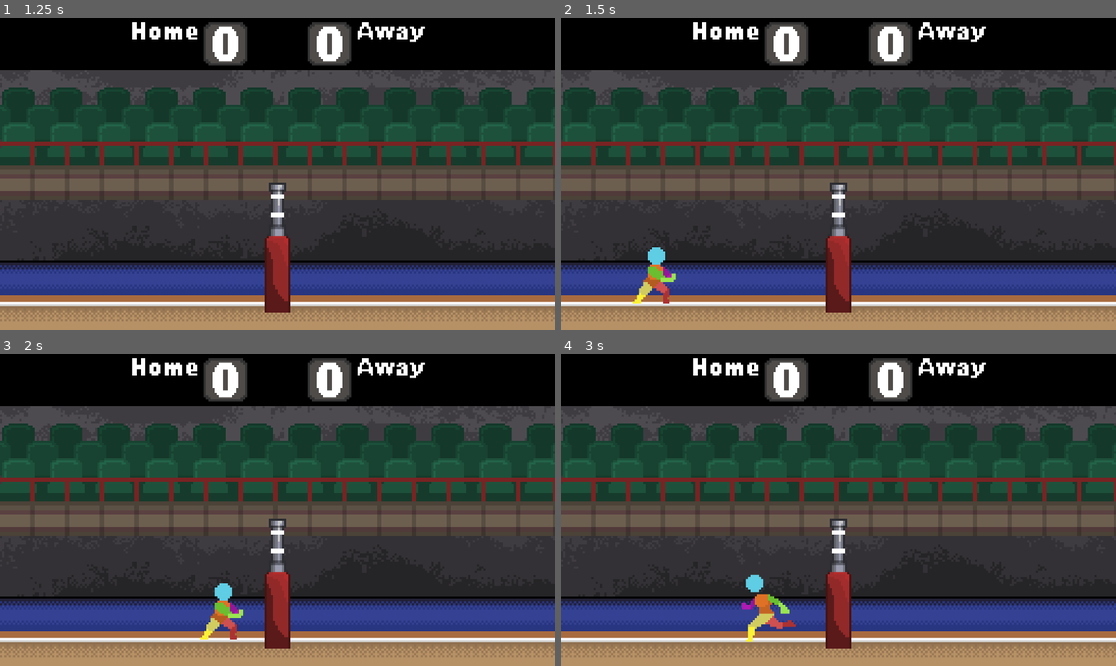
Above: before the commit, frames 1-4 (two rows, left to right).
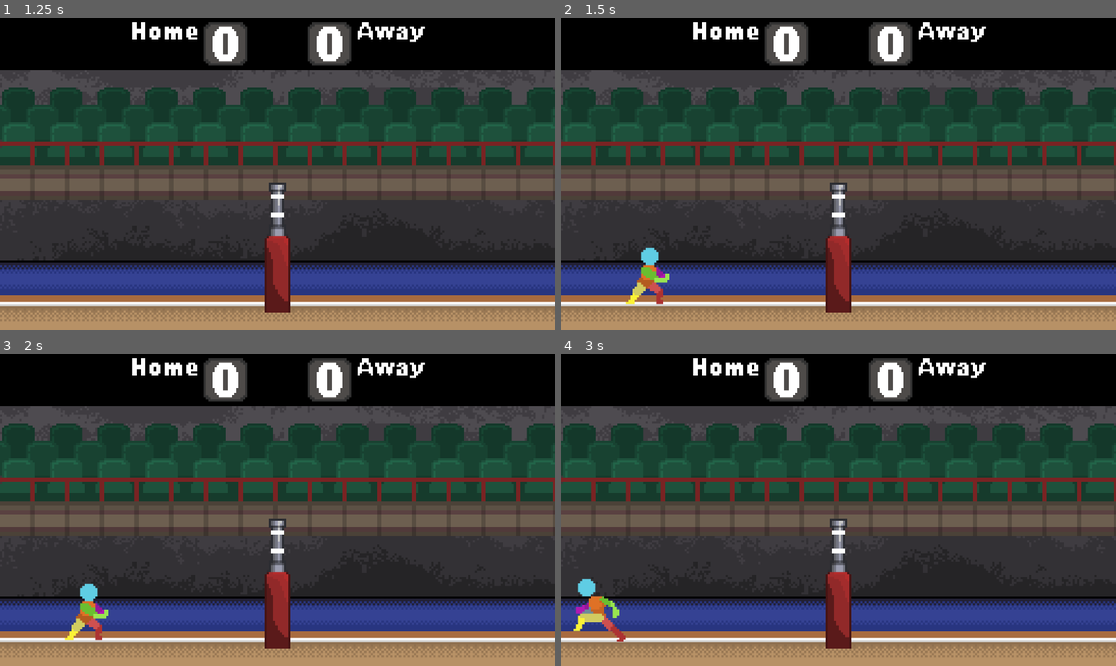
Above: after the commit, the same moments.

Repository: wonderdip/Arcade-Game
Game: Godot game, scene res://Scenes/main_menu.tscn
The game is run twice, just before and just after one commit, with the same random seed, the same clock (stepped at 60 frames per second) and the same inputs.
Inputs:
- Up to frame 1 (1.25 s): click "Local Play" at 0.5 s
- Up to frame 2 (1.5 s): tap Enter at 1.25 s; hold Right (right) from 1.28 s (still down); hold C (Bump) from 1.28 s (still down)
- Up to frame 3 (2 s): keep holding Right (right); keep holding C (Bump); tap W (jump) at 1.52 s
- Up to frame 4 (3 s): release C (Bump) at 2.03 s; tap E (hit) at 2.1 s; tap W (jump) at 2.27 s; release Right (right) at 2.78 s; hold A (left) from 2.78 s (still down); tap Q (spawnball_1) at 2.85 s

Frame 1 is identical in both runs. In frame 2, 0.7% of the frame differs, in the area x 11-21%, y 73-92%; in frame 3, 1.2%; in frame 4, 1.5%, in the area x 2-43%, y 70-93%.

Commit message:
im so close to it

Diff:
--- a/Scripts/local_player_manager.gd
+++ b/Scripts/local_player_manager.gd
@@ -1,9 +1,8 @@
 extends Node
 
-signal player_joined(device_id: int, player_number: int)
+signal player_joined(device_id: int, player_number: int, input_type: String)
 
-var registered_devices: Dictionary = {}  # device_id -> player_number
-var registered_input_types: Array = []  # Track if keyboard or joypad joined
+var registered_devices: Array = []  # List of {device_id, input_type} dictionaries
 var player_count: int = 0
 var max_players: int = 2
 
@@ -14,56 +13,64 @@
 ]
 
 var ready_to_accept_players: bool = false
+var keyboard_count: int = 0
+var controller_count: int = 0
 
 func _ready():
-	# Listen for any input to detect player join
 	set_process_input(true)
-	# Wait a frame to avoid menu button presses registering as player joins
 	await get_tree().process_frame
 	ready_to_accept_players = true
+	print("LocalPlayerManager ready!")
+	print("Press any key/button to join as Player 1")
+	print("Then press another key/button to join as Player 2")
 
 func _input(event: InputEvent):
 	if not ready_to_accept_players:
 		return
 
-	# Check for join input (any button press or key)
-	if event is InputEventKey:
-		if event.pressed and not event.echo:
-			print("Key input detected from device: ", event.device)
-			_try_register_device(event.device, "keyboard")
-	elif event is InputEventJoypadButton:
-		if event.pressed:
-			print("Joypad button detected from device: ", event.device)
-			_try_register_device(event.device, "joypad")
+	if player_count >= max_players:
+		return
+
+	# Detect keyboard input
+	if event is InputEventKey and event.pressed and not event.echo:
+		_try_register_device(0, "keyboard")
+
+	# Detect joypad input
+	elif event is InputEventJoypadButton and event.pressed:
+		_try_register_device(event.device, "controller")
 
 func _try_register_device(device_id: int, input_type: String) -> bool:
-	# Create a unique identifier combining device and type
-	var unique_id = str(device_id) + "_" + input_type
+	# Check if this device+type combo is already registered
+	for registered in registered_devices:
+		if registered.device_id == device_id and registered.input_type == input_type:
+			print("Device ", device_id, " (", input_type, ") already registered")
+			return false
 
-	# Check if this device+type combo is already registered
-	if unique_id in registered_devices:
-		print("Device ", device_id, " (", input_type, ") already registered")
-		return false
-
-	# Check if we have room for more players
-	if player_count >= max_players:
-		print("Max players reached!")
-		return false
+	# Special handling for keyboard - allow 2 keyboard players
+	if input_type == "keyboard":
+		if keyboard_count >= 2:
+			print("Already have 2 keyboard players")
+			return false
+		keyboard_count += 1
+	else:
+		# For controllers, each device can only register once
+		controller_count += 1
 
 	# Register the device
 	player_count += 1
-	registered_devices[unique_id] = player_count
-	registered_input_types.append(input_type)
+	registered_devices.append({"device_id": device_id, "input_type": input_type, "player_number": player_count})
 
-	print("Player %d joined with device %d (%s)" % [player_count, device_id, input_type])
-	print("About to emit signal...")
-	player_joined.emit(device_id, player_count)
-	print("Signal emitted!")
+	var device_name = "keyboard" if input_type == "keyboard" else ("controller " + str(device_id))
+	print("Player ", player_count, " joined with ", device_name)
+
+	player_joined.emit(device_id, player_count, input_type)
+
+	if player_count < max_players:
+		print("Waiting for Player ", player_count + 1, " to join...")
+	else:
+		print("Both players joined! Starting game...")
 
 	return true
-
-func get_player_number(device_id: int) -> int:
-	return registered_devices.get(device_id, -1)
 
 func get_spawn_position(player_number: int) -> Vector2:
 	if player_number > 0 and player_number <= spawn_positions.size():
@@ -73,3 +80,6 @@
 func reset():
 	registered_devices.clear()
 	player_count = 0
+	keyboard_count = 0
+	controller_count = 0
+	ready_to_accept_players = false
--- a/Scripts/player.gd
+++ b/Scripts/player.gd
@@ -19,6 +19,7 @@
 var device_id: int = -1
 var player_number: int = -1
 var is_local_mode: bool = false
+var input_type: String = ""
 
 @onready var sprite: AnimatedSprite2D = $Sprite
 @onready var player_arms: Node2D = $"Player Arms"
@@ -27,11 +28,6 @@
 	is_local_mode = Networkhandler.is_local
 	if !is_local_mode:
 		set_multiplayer_authority(name.to_int())
-
-func setup_local_player(dev_id: int, p_number: int):
-	device_id = dev_id
-	player_number = p_number
-	print("Player %d setup with device %d" % [player_number, device_id])
 
 func _ready() -> void:
 	player_arms.visible = false
@@ -124,25 +120,45 @@
 
 	move_and_slide()
 
-# Helper functions for device-specific input
+func setup_local_player(dev_id: int, p_number: int, inp_type: String):
+	device_id = dev_id
+	player_number = p_number
+	input_type = inp_type
+	print("Player %d setup with device %d (%s)" % [player_number, device_id, input_type])
+
+# Replace the helper functions with these:
 func _is_action_pressed(action: String) -> bool:
 	if is_local_mode:
-		return Input.is_action_pressed(action, device_id)
+		if input_type == "keyboard":
+			# For keyboard, use suffix-based inputs (_1, _2)
+			var suffix = "_" + str(player_number)
+			return Input.is_action_pressed(action + suffix)
+		else:
+			# For controller, use device-specific input
+			return Input.is_action_pressed(action, device_id)
 	else:
-		# Network mode - use suffix-based inputs
-		var suffix = "_1" if multiplayer.is_server() else "_2"
-		return Input.is_action_pressed(action + suffix)
+		# Network mode - use device 0 (local input device) with base actions
+		# Each player just uses their own keyboard/controller on their machine
+		return Input.is_action_pressed(action)
 
 func _is_action_just_pressed(action: String) -> bool:
 	if is_local_mode:
-		return Input.is_action_just_pressed(action, device_id)
+		if input_type == "keyboard":
+			var suffix = "_" + str(player_number)
+			return Input.is_action_just_pressed(action + suffix)
+		else:
+			return Input.is_action_just_pressed(action, device_id)
 	else:
-		var suffix = "_1" if multiplayer.is_server() else "_2"
-		return Input.is_action_just_pressed(action + suffix)
+		# Network mode - use base actions
+		return Input.is_action_just_pressed(action)
 
 func _get_axis(negative: String, positive: String) -> float:
 	if is_local_mode:
-		return Input.get_action_strength(positive, device_id) - Input.get_action_strength(negative, device_id)
+		if input_type == "keyboard":
+			var suffix = "_" + str(player_number)
+			return Input.get_axis(negative + suffix, positive + suffix)
+		else:
+			return Input.get_action_strength(positive, device_id) - Input.get_action_strength(negative, device_id)
 	else:
-		var suffix = "_1" if multiplayer.is_server() else "_2"
-		return Input.get_axis(negative + suffix, positive + suffix)
+		# Network mode - use base actions
+		return Input.get_axis(negative, positive)
--- a/Scripts/world.gd
+++ b/Scripts/world.gd
@@ -63,9 +63,9 @@
 	print("Keyboard device ID: 0")
 	print("Controller devices will have IDs > 0")
 
-func _on_local_player_joined(device_id: int, player_number: int):
+func _on_local_player_joined(device_id: int, player_number: int, input_type: String):
 	print("=== _on_local_player_joined called ===")
-	print("Device ID: ", device_id, " Player Number: ", player_number)
+	print("Device ID: ", device_id, " Player Number: ", player_number, " Input Type: ", input_type)
 
 	# Spawn the player
 	var player = player_scene.instantiate()
@@ -78,8 +78,8 @@
 	add_child(player)
 	print("Player added to scene tree")
 
-	# Setup the player with their device
-	player.setup_local_player(device_id, player_number)
+	# Setup the player with their device and input type
+	player.setup_local_player(device_id, player_number, input_type)
 	print("Player setup complete")
 
 	spawned_players.append(player)
--- a/project.godot
+++ b/project.godot
@@ -68,68 +68,51 @@
 jump_1={
 "deadzone": 0.2,
 "events": [Object(InputEventKey,"resource_local_to_scene":false,"resource_name":"","device":0,"window_id":0,"alt_presse …(191 unchanged characters)…
-, Object(InputEventKey,"resource_local_to_scene":false,"resource_name":"","device":0,"window_id":0,"alt_pressed":false,"shift_pressed":false,"ctrl_pressed":false,"meta_pressed":false,"pressed":false,"keycode":0,"physical_keycode":4194320,"key_label":0,"unicode":0,"location":0,"echo":false,"script":null)
-, Object(InputEventKey,"resource_local_to_scene":false,"resource_name":"","device":0,"window_id":0,"alt_pressed":false,"shift_pressed":false,"ctrl_pressed":false,"meta_pressed":false,"pressed":false,"keycode":0,"physical_keycode":32,"key_label":0,"unicode":32,"location":0,"echo":false,"script":null)
-, Object(InputEventJoypadMotion,"resource_local_to_scene":false,"resource_name":"","device":0,"axis":1,"axis_value":-1.0,"script":null)
 ]
 }
 left_1={
 "deadzone": 0.2,
 "events": [Object(InputEventKey,"resource_local_to_scene":false,"resource_name":"","device":0,"window_id":0,"alt_presse …(190 unchanged characters)…
-, Object(InputEventKey,"resource_local_to_scene":false,"resource_name":"","device":0,"window_id":0,"alt_pressed":false,"shift_pressed":false,"ctrl_pressed":false,"meta_pressed":false,"pressed":false,"keycode":0,"physical_keycode":4194319,"key_label":0,"unicode":0,"location":0,"echo":false,"script":null)
-, Object(InputEventJoypadMotion,"resource_local_to_scene":false,"resource_name":"","device":0,"axis":0,"axis_value":-1.0,"script":null)
 ]
 }
 right_1={
 "deadzone": 0.2,
-"events": [Object(InputEventKey,"resource_local_to_scene":fa …(139 unchanged characters)… d":false,"keycode":0,"physical_keycode":4194321,"key_label":0,"unicode":0,"location":0,"echo":false,"script":null)
-, Object(InputEventKey,"resource_local_to_scene":false,"resource_name":"","device":0,"window_id":0,"alt_pressed":false,"shift_pressed":false,"ctrl_pressed":false,"meta_pressed":false,"pressed":false,"keycode":0,"physical_keycode":68,"key_label":0,"unicode":100,"location":0,"echo":false,"script":null)
-, Object(InputEventJoypadMotion,"resource_local_to_scene":false,"resource_name":"","device":0,"axis":0,"axis_value":1.0,"script":null)
+"events": [Object(InputEventKey,"resource_local_to_scene":fa …(139 unchanged characters)… d":false,"keycode":0,"physical_keycode":68,"key_label":0,"unicode":100,"location":0,"echo":false,"script":null)
 ]
 }
 hit_1={
 "deadzone": 0.2,
 "events": [Object(InputEventKey,"resource_local_to_scene":false,"resource_name":"","device":0,"window_id":0,"alt_presse …(191 unchanged characters)…
-, Object(InputEventJoypadButton,"resource_local_to_scene":false,"resource_name":"","device":0,"button_index":2,"pressure":0.0,"pressed":false,"script":null)
 ]
 }
 Bump_1={
 "deadzone": 0.2,
 "events": [Object(InputEventKey,"resource_local_to_scene":false,"resource_name":"","device":0,"window_id":0,"alt_presse …(190 unchanged characters)…
-, Object(InputEventJoypadButton,"resource_local_to_scene":false,"resource_name":"","device":0,"button_index":1,"pressure":0.0,"pressed":false,"script":null)
 ]
 }
 jump_2={
 "deadzone": 0.2,
-"events": [Object(InputEventKey,"resource_local_to_scene":fa …(139 unchanged characters)… d":false,"keycode":0,"physical_keycode":87,"key_label":0,"unicode":119,"location":0,"echo":false,"script":null)
-, Object(InputEventKey,"resource_local_to_scene":false,"resource_name":"","device":1,"window_id":0,"alt_pressed":false,"shift_pressed":false,"ctrl_pressed":false,"meta_pressed":false,"pressed":false,"keycode":0,"physical_keycode":4194320,"key_label":0,"unicode":0,"location":0,"echo":false,"script":null)
-, Object(InputEventJoypadMotion,"resource_local_to_scene":false,"resource_name":"","device":1,"axis":1,"axis_value":-1.0,"script":null)
+"events": [Object(InputEventKey,"resource_local_to_scene":fa …(139 unchanged characters)… d":false,"keycode":0,"physical_keycode":4194320,"key_label":0,"unicode":0,"location":0,"echo":false,"script":null)
 ]
 }
 left_2={
 "deadzone": 0.2,
-"events": [Object(InputEventKey,"resource_local_to_scene":fa …(139 unchanged characters)… d":false,"keycode":0,"physical_keycode":65,"key_label":0,"unicode":97,"location":0,"echo":false,"script":null)
-, Object(InputEventKey,"resource_local_to_scene":false,"resource_name":"","device":1,"window_id":0,"alt_pressed":false,"shift_pressed":false,"ctrl_pressed":false,"meta_pressed":false,"pressed":false,"keycode":0,"physical_keycode":4194319,"key_label":0,"unicode":0,"location":0,"echo":false,"script":null)
-, Object(InputEventJoypadMotion,"resource_local_to_scene":false,"resource_name":"","device":1,"axis":0,"axis_value":-1.0,"script":null)
+"events": [Object(InputEventKey,"resource_local_to_scene":fa …(139 unchanged characters)… d":false,"keycode":0,"physical_keycode":4194319,"key_label":0,"unicode":0,"location":0,"echo":false,"script":null)
 ]
 }
 right_2={
 "deadzone": 0.2,
 "events": [Object(InputEventKey,"resource_local_to_scene":false,"resource_name":"","device":1,"window_id":0,"alt_presse …(194 unchanged characters)…
-, Object(InputEventKey,"resource_local_to_scene":false,"resource_name":"","device":1,"window_id":0,"alt_pressed":false,"shift_pressed":false,"ctrl_pressed":false,"meta_pressed":false,"pressed":false,"keycode":0,"physical_keycode":68,"key_label":0,"unicode":100,"location":0,"echo":false,"script":null)
-, Object(InputEventJoypadMotion,"resource_local_to_scene":false,"resource_name":"","device":1,"axis":0,"axis_value":1.0,"script":null)
 ]
 }
 hit_2={
 "deadzone": 0.2,
-"events": [Object(InputEventKey,"resource_local_to_scene":false,"resource_name":"","device":1,"window_id":0,"alt_pressed":false,"shift_pressed":false,"ctrl_pressed":false,"meta_pressed":false,"pressed":false,"keycode":0,"physical_keycode":69,"key_label":0,"unicode":101,"location":0,"echo":false,"script":null)
-, Object(InputEventJoypadButton,"resource_local_to_scene":false,"resource_name":"","device":1,"button_index":2,"pressure":0.0,"pressed":false,"script":null)
+"events": [Object(InputEventKey,"resource_local_to_scene":false,"resource_name":"","device":-1,"window_id":0,"alt_pressed":false,"shift_pressed":false,"ctrl_pressed":false,"meta_pressed":false,"pressed":false,"keycode":0,"physical_keycode":75,"key_label":0,"unicode":107,"location":0,"echo":false,"script":null)
 ]
 }
 Bump_2={
 "deadzone": 0.2,
-"events": [Object(InputEventKey,"resource_local_to_scene":false,"resource_name":"","device":1,"window_id":0,"alt_pressed":false,"shift_pressed":false,"ctrl_pressed":false,"meta_pressed":false,"pressed":false,"keycode":0,"physical_keycode":67,"key_label":0,"unicode":99,"location":0,"echo":false,"script":null)
-, Object(InputEventJoypadButton,"resource_local_to_scene":false,"resource_name":"","device":1,"button_index":1,"pressure":0.0,"pressed":false,"script":null)
+"events": [Object(InputEventKey,"resource_local_to_scene":false,"resource_name":"","device":-1,"window_id":0,"alt_pressed":false,"shift_pressed":false,"ctrl_pressed":false,"meta_pressed":false,"pressed":false,"keycode":0,"physical_keycode":76,"key_label":0,"unicode":108,"location":0,"echo":false,"script":null)
 ]
 }
 spawnball_1={
@@ -141,7 +124,6 @@
 spawnball_2={
 "deadzone": 0.2,
 "events": [Object(InputEventKey,"resource_local_to_scene":false,"resource_name":"","device":1,"window_id":0,"alt_presse …(191 unchanged characters)…
-, Object(InputEventJoypadButton,"resource_local_to_scene":false,"resource_name":"","device":1,"button_index":3,"pressure":0.0,"pressed":false,"script":null)
 ]
 }
 
Not shown, added: Assets/Future Front Page.png.import
